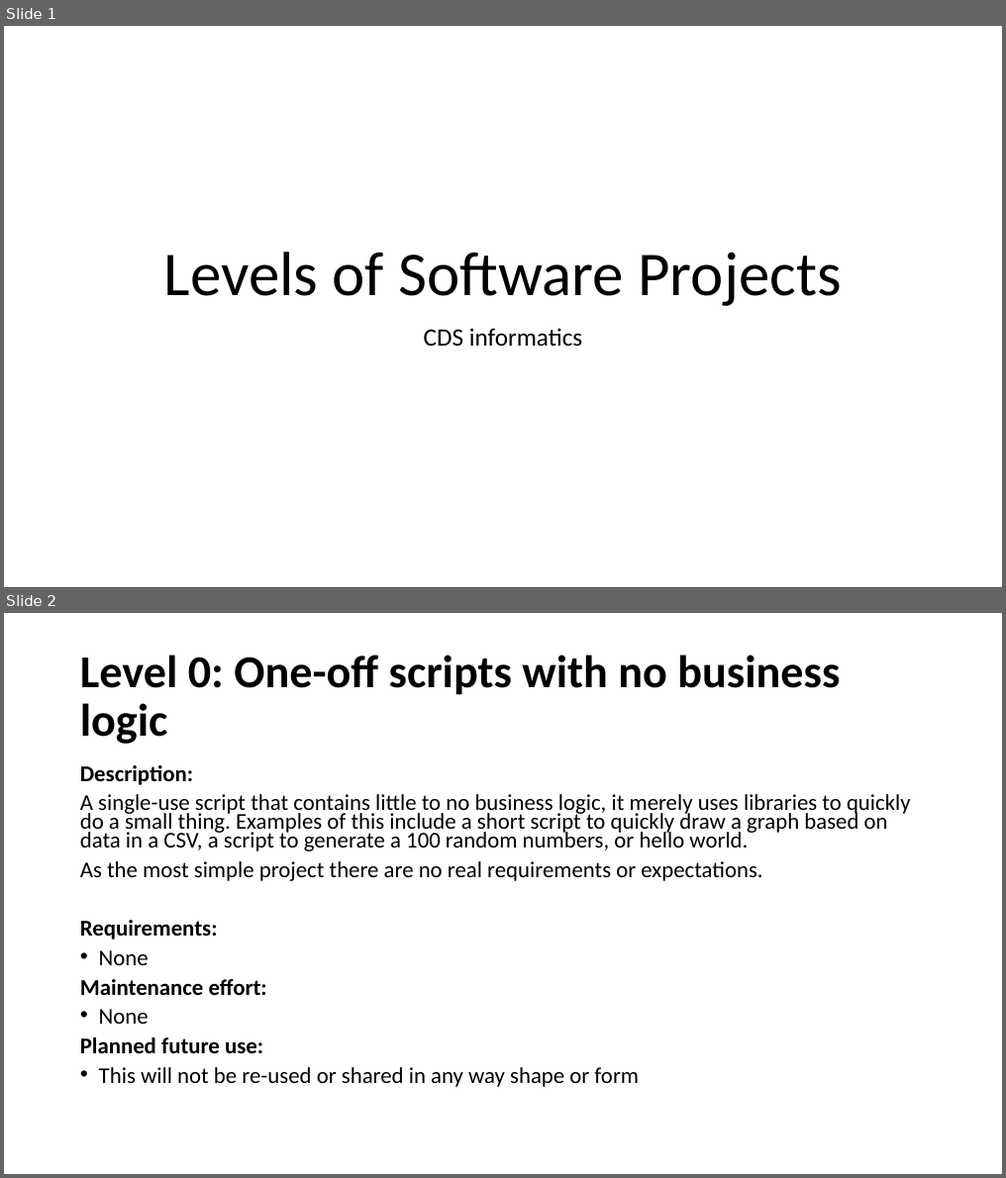
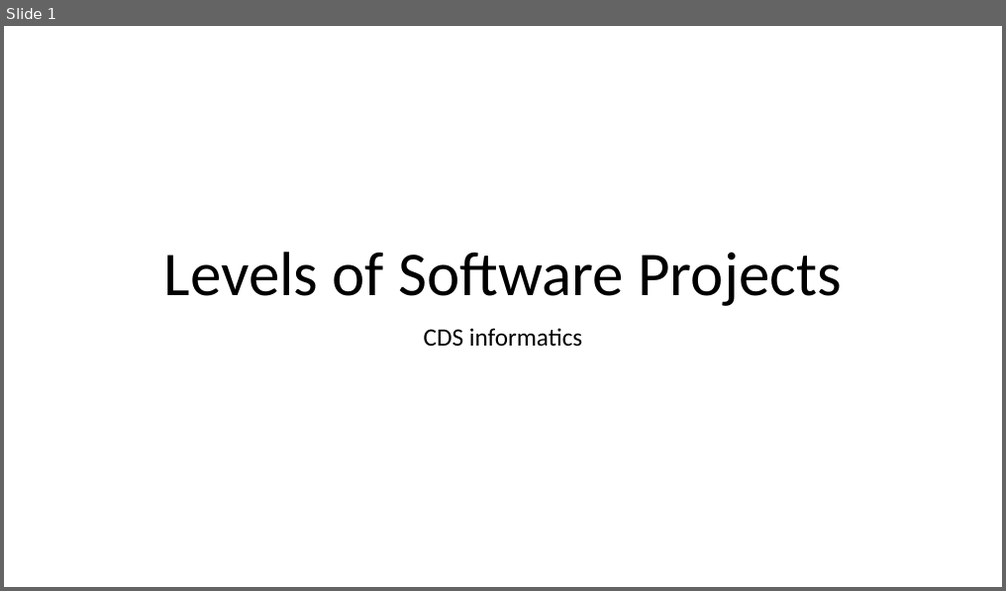
Before and after one commit to MaastrichtU-CDS/general_coding_practices, a slide deck: General Software Engineering/Levels of Software Projects.pptx. Shown one above the other, each under a label of ours: slides 1 and 2 before the commit, slide 1 after it. The pictures are 1006x1178 and 1006x591 pixels, drawn with LibreOffice and Linux fonts; fonts in the diff are those of the drawing. Boxes give left, top, right and bottom in pixels: in the first picture for what was removed or moved away, otherwise in the second. Text is boxed around its words. In the diff, an @@ line names an element or a change of style, - is before the commit and + after.

```diff
--- a/General Software Engineering/Levels of Software Projects.pptx
+++ b/General Software Engineering/Levels of Software Projects.pptx
@@ slide 2 removed at (4,613,1002,1174), background #FFFFFF @@
@@ title removed at (80,655,840,744) @@
-Level 0: One-off scripts with no business logic
@@ text removed at (80,765,911,1087) @@
-Description:
-A single-use script that contains little to no business logic, it merely uses libraries to quickly do a small thing. Examples of this include a short script to quickly draw a graph based on data in a CSV, a script to generate a 100 random numbers, or hello world.
-As the most simple project there are no real requirements or expectations.
-Requirements:
-• None
-Maintenance effort:
-• None
-Planned future use:
-• This will not be re-used or shared in any way shape or form
```
Also in this commit, not shown: 3 slides changed, 1 slide added, 1 other slide removed, 1 other file.
